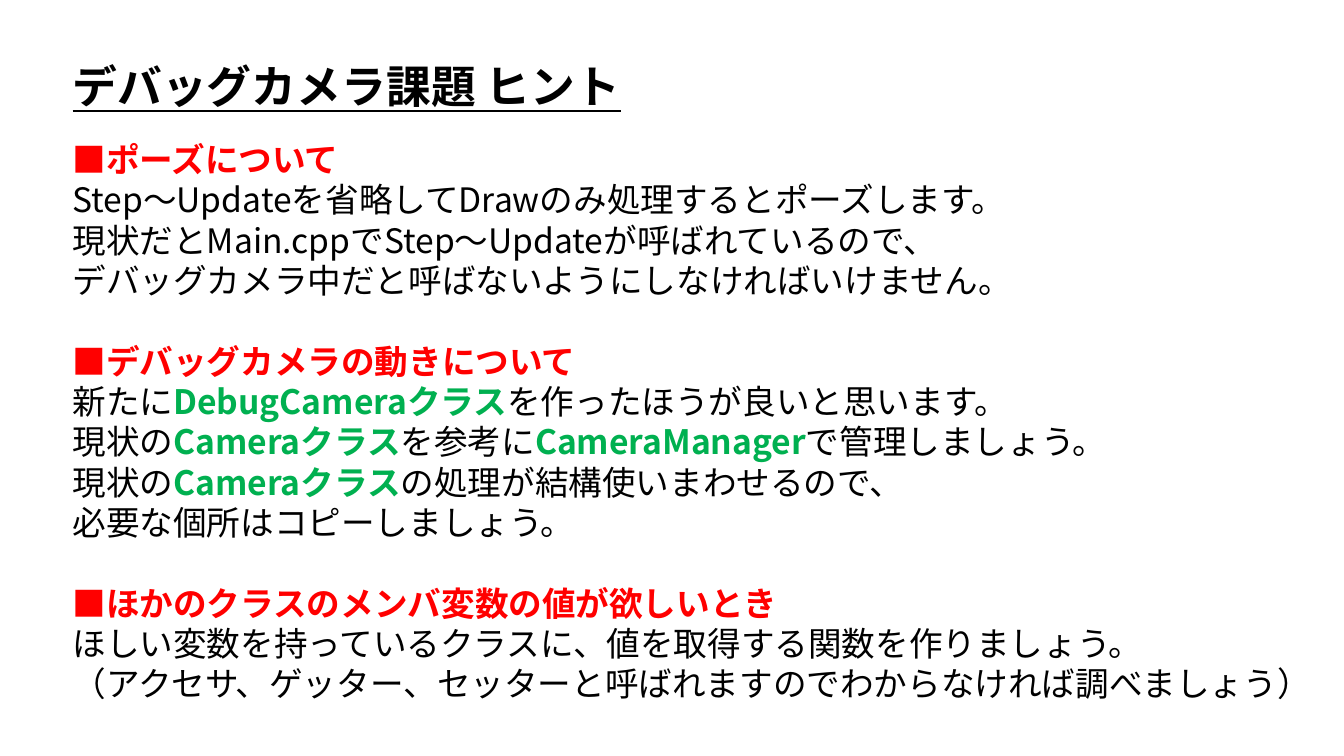
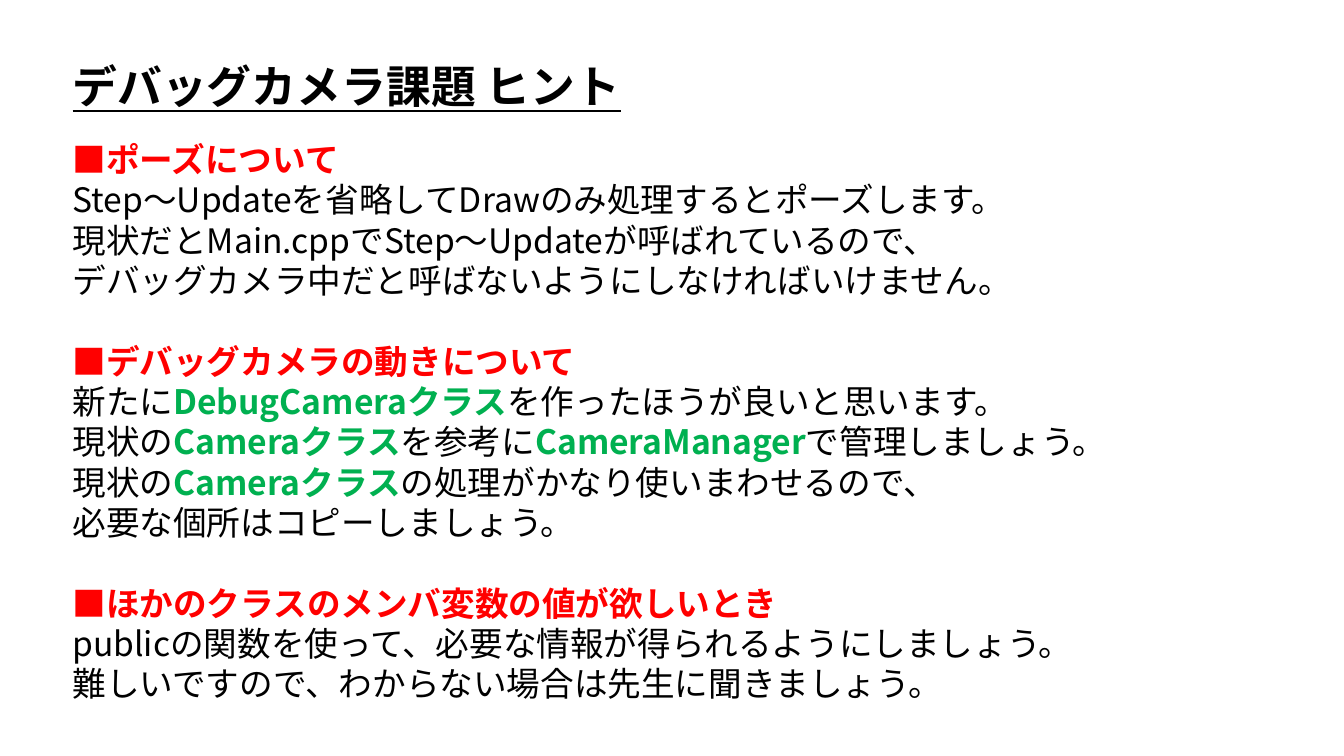
Before and after one commit to ArakiYusuke-Ohara/Textbook, a slide deck: slide 3 of ゲーム科2年/00_前期/ゲーム開発Ⅰ/09_デバッグカメラ課題.pptx. Drawn at 1344x756 pixels with LibreOffice and Linux fonts; fonts in the diff are those of the drawing. Boxes give left, top, right and bottom in pixels: in the first picture for what was removed or moved away, otherwise in the second. Text is boxed around its words. In the diff, an @@ line names an element or a change of style, - is before the commit and + after.

```diff
--- a/ゲーム科2年/00_前期/ゲーム開発Ⅰ/09_デバッグカメラ課題.pptx
+++ b/ゲーム科2年/00_前期/ゲーム開発Ⅰ/09_デバッグカメラ課題.pptx
@@ text at <box>73,460,937,498</box>: text changed @@
-現状のCameraクラスの処理が結構使いまわせるので、
+現状のCameraクラスの処理がかなり使いまわせるので、
@@ text at <box>73,627,1073,699</box>: text changed @@
-ほしい変数を持っているクラスに、値を取得する関数を作りましょう。
-（アクセサ、ゲッター、セッターと呼ばれますのでわからなければ調べましょう）
+publicの関数を使って、必要な情報が得られるようにしましょう。
+難しいですので、わからない場合は先生に聞きましょう。
```
Also in this commit, not shown: 1 other slide changed, 2 other files.
